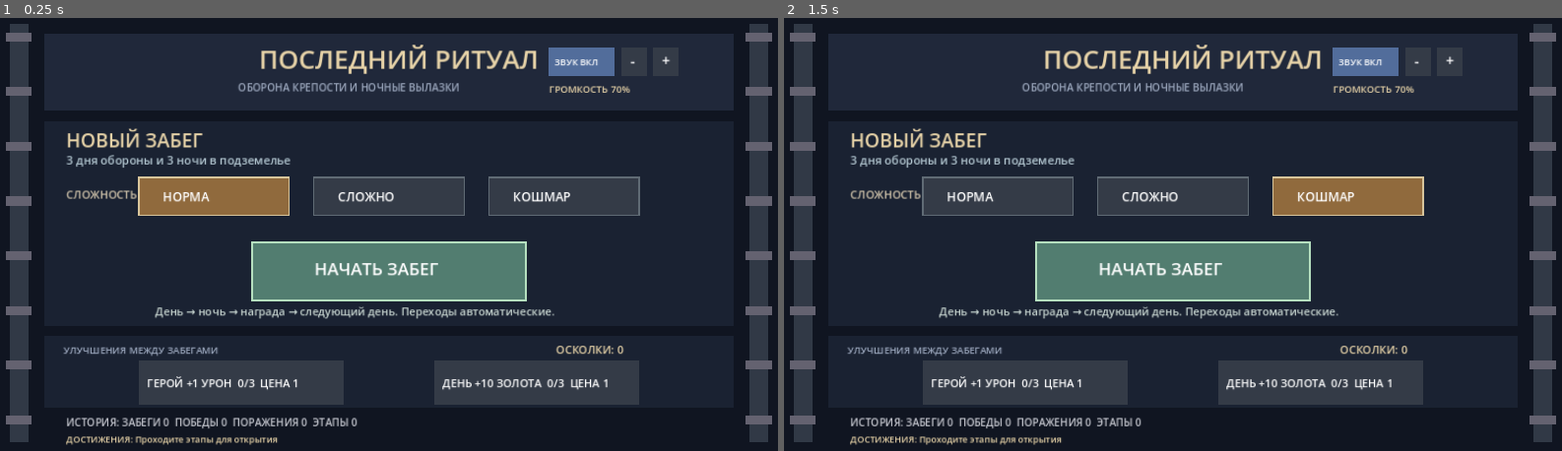
Above: before the commit, frames 1-2 (left to right).
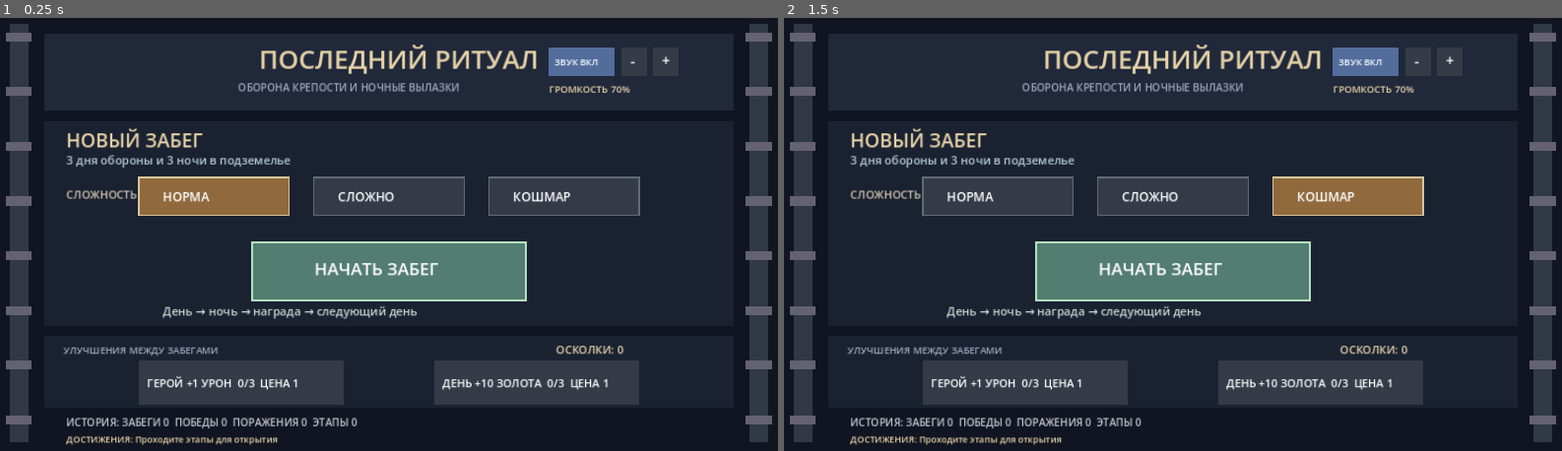
Above: after the commit, the same moments.

Repository: DoctorStrangeSH/Last-Ritual
Game: Godot game, scene res://scenes/run_loop.tscn
Same seed, same stepped clock (60 frames per second), same inputs: the game is played once before the commit and once after it.
Inputs (mouse positions are in pixels of both pictures, inside the frame that each line leads up to):
- Up to frame 1 (0.25 s): no input
- Up to frame 2 (1.5 s): tap Enter at 0.5 s; move the mouse to (1344, 212) at 0.52 s; hold Right (ui_right) 0.53-1.28 s; tap H at 0.6 s; click (1344, 212) at 0.67 s; tap Space at 0.77, 1.25 s; move the mouse to (1017, 256) at 1.27 s; hold Down (ui_down) from 1.28 s (still down); tap E at 1.35 s

The runs differ from the first frame. In frame 1, 0.6% of the frame differs, in the area x 19-72%, y 66-70%; in frame 2, 0.6%.

Commit message:
ux(rewards): improve readability and label relic effects accurately

Diff:
--- a/scripts/run_loop.gd
+++ b/scripts/run_loop.gd
@@ -271,7 +271,7 @@
             draw_rect(START_RUN_BUTTON, Color("#527d70"))
             draw_rect(START_RUN_BUTTON, Color("#b5dfbf"), false, 3.0)
             draw_string(ThemeDB.fallback_font, START_RUN_BUTTON.position + Vector2(91, 48), "НАЧАТЬ ЗАБЕГ", HORIZONTAL_ALIGNMENT_LEFT, -1, 25, Color.WHITE)
-            draw_string(ThemeDB.fallback_font, Vector2(234, 444), "День → ночь → награда → следующий день. Переходы автоматические.", HORIZONTAL_ALIGNMENT_LEFT, -1, 16, Color("#c7d5d0"))
+            draw_string(ThemeDB.fallback_font, Vector2(245, 444), "День → ночь → награда → следующий день", HORIZONTAL_ALIGNMENT_LEFT, -1, 17, Color("#c7d5d0"))
             draw_rect(Rect2(72, 474, 1008, 105), Color("#1a2232"))
             draw_string(ThemeDB.fallback_font, Vector2(100, 500), "УЛУЧШЕНИЯ МЕЖДУ ЗАБЕГАМИ", HORIZONTAL_ALIGNMENT_LEFT, -1, 14, Color("#9da9bf"))
             draw_string(ThemeDB.fallback_font, Vector2(820, 500), "ОСКОЛКИ: %d" % meta.fragments, HORIZONTAL_ALIGNMENT_LEFT, -1, 16, Color("#e7d3a8"))
@@ -289,16 +289,20 @@
                 badges.append("МАСТЕР РИТУАЛА +6")
             draw_string(ThemeDB.fallback_font, Vector2(104, 630), "ДОСТИЖЕНИЯ: " + (", ".join(badges) if not badges.is_empty() else "Проходите этапы для открытия"), HORIZONTAL_ALIGNMENT_LEFT, -1, 13, Color("#e7d3a8"))
         "reward":
-            draw_string(ThemeDB.fallback_font, Vector2(410, 235), "НОЧЬ ЗАВЕРШЕНА — ВЫБЕРИТЕ НАГРАДУ", HORIZONTAL_ALIGNMENT_LEFT, -1, 26, Color.WHITE)
+            draw_string(ThemeDB.fallback_font, Vector2(312, 226), "НОЧЬ ПРОЙДЕНА", HORIZONTAL_ALIGNMENT_LEFT, -1, 30, Color("#e7d3a8"))
+            draw_string(ThemeDB.fallback_font, Vector2(312, 264), "Выберите усиление перед следующим днём", HORIZONTAL_ALIGNMENT_LEFT, -1, 19, Color("#b5c9d3"))
             var names := ["КОСТИ", "УГОЛЬ", "ЗОЛОТО", "НЕКРОМАНТИЯ"]
-            var descriptions := ["+1 урон героя и костей", "+25% скорость и сила огня", "+30 золота каждый день", "+3 золота за убийство"]
+            var descriptions := ["Герою +1 урон", "Герою +25% скорости атак", "Казна: +30 золота", "Некромант: +3 золота"]
+            var details := ["Костяным башням +1 урон", "Огненным башням +1 урон", "В начале каждого дня", "За каждого убитого врага"]
             for i in range(REWARD_BUTTONS.size()):
                 var card: Rect2 = REWARD_BUTTONS[i]
                 draw_rect(card, [Color("#526d9b"), Color("#a16a36"), Color("#927447"), Color("#4e7668")][i])
                 draw_rect(card, Color("#e3d2ac"), false, 2.0)
                 draw_string(ThemeDB.fallback_font, card.position + Vector2(12, 33), names[i], HORIZONTAL_ALIGNMENT_LEFT, -1, 19, Color.WHITE)
-                draw_string(ThemeDB.fallback_font, card.position + Vector2(12, 67), descriptions[i], HORIZONTAL_ALIGNMENT_LEFT, -1, 14, Color("#f4e9d9"))
-            draw_string(ThemeDB.fallback_font, Vector2(265, 516), "Выберите награду — следующий день начнётся автоматически", HORIZONTAL_ALIGNMENT_LEFT, -1, 18, Color("#bed9cf"))
+                draw_string(ThemeDB.fallback_font, card.position + Vector2(12, 61), descriptions[i], HORIZONTAL_ALIGNMENT_LEFT, -1, 14, Color("#f4e9d9"))
+                draw_string(ThemeDB.fallback_font, card.position + Vector2(12, 82), details[i], HORIZONTAL_ALIGNMENT_LEFT, -1, 13, Color("#f4e9d9"))
+            draw_rect(Rect2(237, 497, 680, 47), Color("#263b3c"))
+            draw_string(ThemeDB.fallback_font, Vector2(255, 527), "После выбора награды следующий день начнётся сам", HORIZONTAL_ALIGNMENT_LEFT, -1, 18, Color("#d5e9df"))
         "defeat", "victory":
             draw_string(ThemeDB.fallback_font, Vector2(400, 260), "РИТУАЛ ЗАВЕРШЁН" if phase == "victory" else "ЗАБЕГ ОКОНЧЕН", HORIZONTAL_ALIGNMENT_LEFT, -1, 32, Color.WHITE)
             draw_string(ThemeDB.fallback_font, Vector2(400, 320), "Пройдено этапов: %d / 6" % completed_phases, HORIZONTAL_ALIGNMENT_LEFT, -1, 22, Color("#c7c9d1"))
